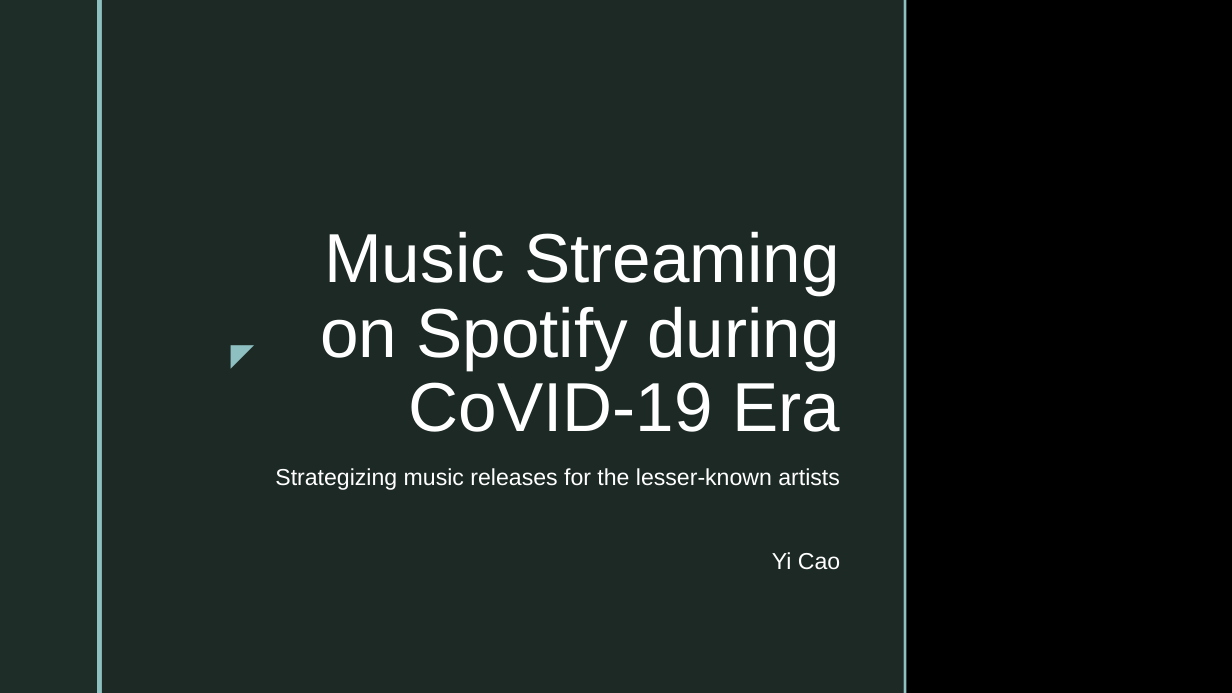
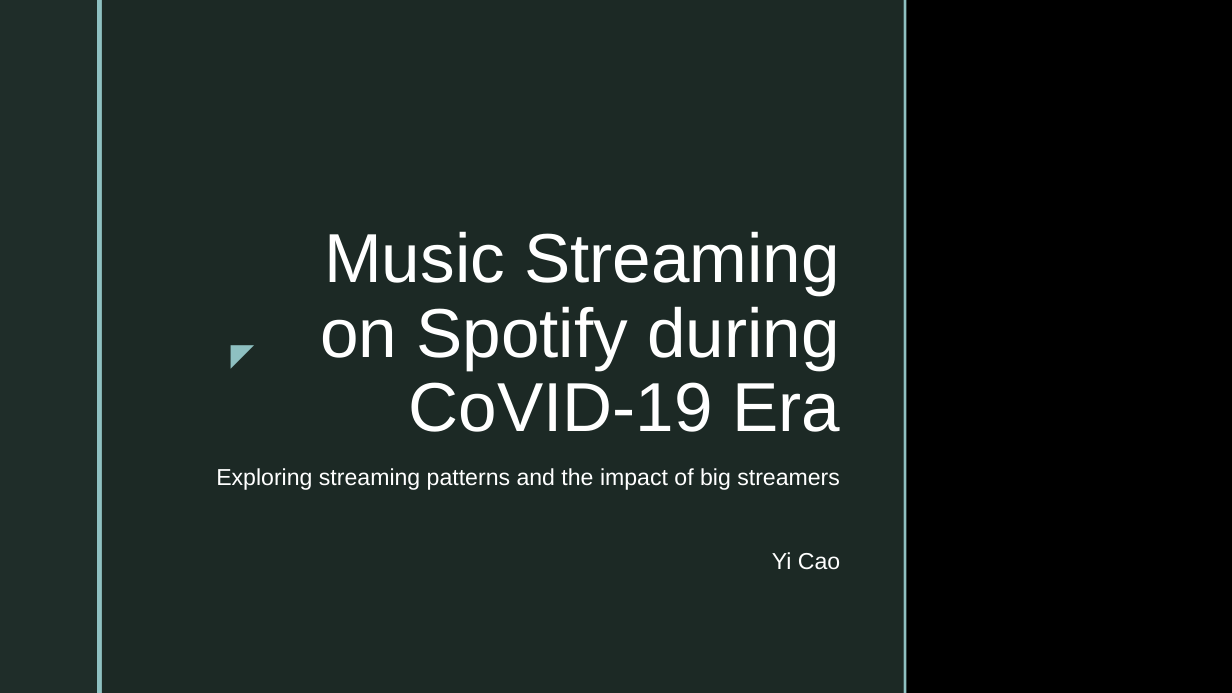
Before and after one commit to dynacao/streaming_spotify, a slide deck: slide 1 of presentation_spotify_YC.pptx. Drawn at 1232x693 pixels with LibreOffice and Linux fonts; fonts in the diff are those of the drawing; background and template pictures are left out. Boxes give left, top, right and bottom in pixels: in the first picture for what was removed or moved away, otherwise in the second. Text is boxed around its words. In the diff, an @@ line names an element or a change of style, - is before the commit and + after.

```diff
--- a/presentation_spotify_YC.pptx
+++ b/presentation_spotify_YC.pptx
@@ subtitle at (216, 468, 840, 490): text changed @@
-Strategizing music releases for the lesser-known artists
+Exploring streaming patterns and the impact of big streamers
```
Also in this commit, not shown: 1 other slide changed, 1 slide removed, 3 other files.
